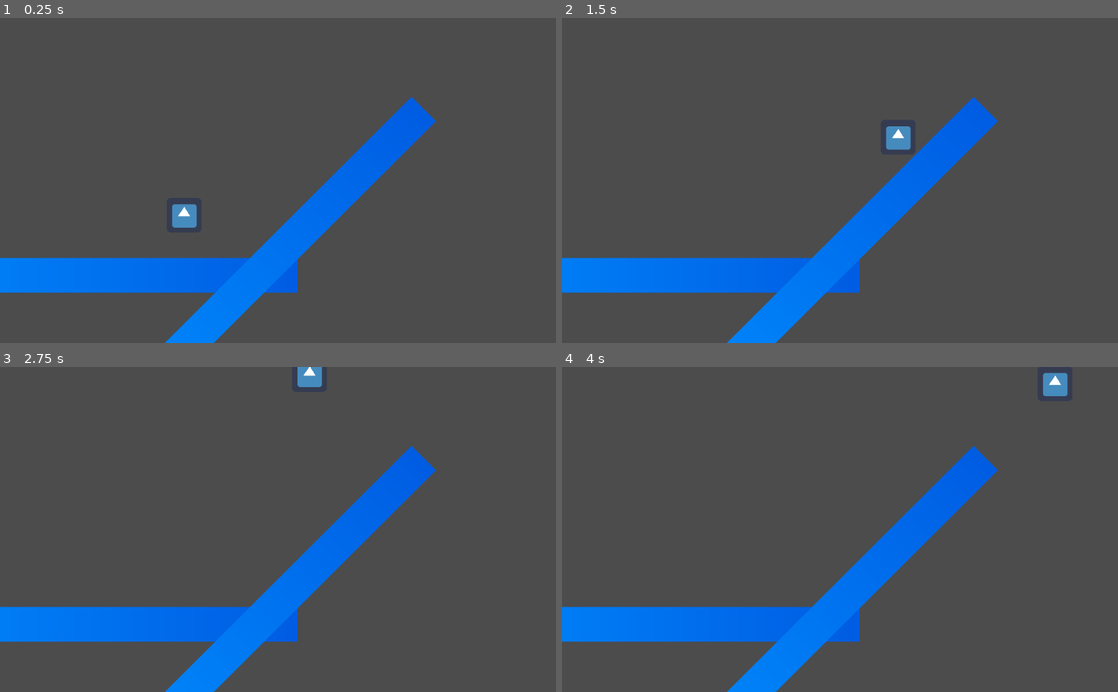
Above: before the commit, frames 1-4 (two rows, left to right).
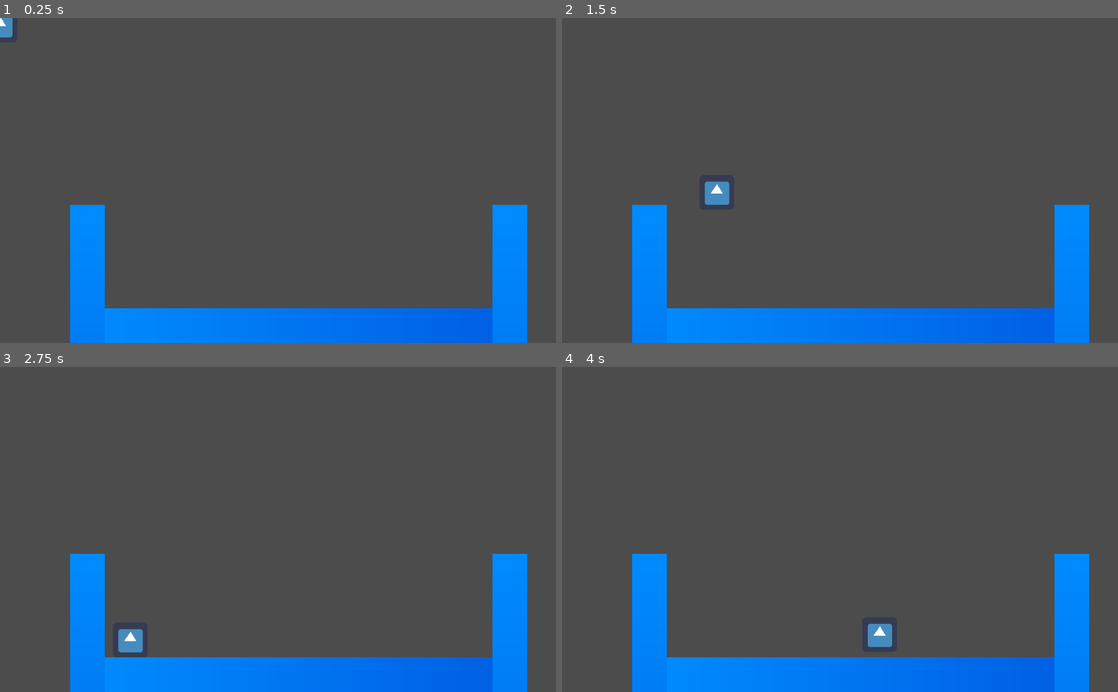
Above: after the commit, the same moments.

Repository: nightblade9/godot-experiments
Game: Godot game, scene res://Main.tscn
Same seed, same stepped clock (60 frames per second), same inputs: the game is played once before the commit and once after it. The engine's default icon, where the game draws it, is replaced by a stand-in: a white triangle on a blue panel in a dark square.
Inputs:
- Up to frame 1 (0.25 s): no input
- Up to frame 2 (1.5 s): hold Right (ui_right) from 0.53 s (still down); tap Up (ui_up) at 0.77 s
- Up to frame 3 (2.75 s): tap Up (ui_up) at 1.52 s; release Right (ui_right) at 2.03 s; hold Left (ui_left) from 2.03 s (still down)
- Up to frame 4 (4 s): release Left (ui_left) at 2.78 s; hold Right (ui_right) from 2.78 s (still down); tap Up (ui_up) at 3.02, 3.77 s

The runs differ from the first frame. In frame 1, 21% of the frame differs, in the area x 0-95%, y 0-100%; in frame 2, 22%, in the area x 0-95%, y 24-100%; in frame 3, 21%; in frame 4, 22%.

Commit message:
Zero out position on all objects

Diff:
--- a/physics-experiments/Antigravity.tscn
+++ b/physics-experiments/Antigravity.tscn
@@ -7,7 +7,6 @@
 
 [node name="Antigravity" type="Area2D"]
 editor/display_folded = true
-position = Vector2( 767.961, 341.723 )
 space_override = 3
 gravity_vec = Vector2( 0, -1 )
 linear_damp = 0.0
--- a/physics-experiments/Block.tscn
+++ b/physics-experiments/Block.tscn
@@ -2,12 +2,10 @@
 
 [ext_resource path="res://square.png" type="Texture" id=1]
 
-[sub_resource type="RectangleShape2D" id=6]
+[sub_resource type="RectangleShape2D" id=1]
 extents = Vector2( 16, 16 )
 
 [node name="Block" type="RigidBody2D"]
-editor/display_folded = true
-position = Vector2( 816.123, 84.9641 )
 contacts_reported = 1
 contact_monitor = true
 
--- a/physics-experiments/ConveyerBelt.tscn
+++ b/physics-experiments/ConveyerBelt.tscn
@@ -1,29 +1,28 @@
 [gd_scene load_steps=4 format=2]
 
-[sub_resource type="Gradient" id=7]
+[sub_resource type="Gradient" id=1]
 colors = PoolColorArray( 0.666667, 0, 0, 1, 1, 0.243137, 0.243137, 1 )
 
-[sub_resource type="GradientTexture" id=8]
-gradient = SubResource( 7 )
+[sub_resource type="GradientTexture" id=2]
+gradient = SubResource( 1 )
 
-[sub_resource type="RectangleShape2D" id=9]
+[sub_resource type="RectangleShape2D" id=3]
 extents = Vector2( 64, 16 )
 
 [node name="Conveyer" type="StaticBody2D"]
-position = Vector2( 270.775, 403.24 )
 constant_linear_velocity = Vector2( 50, 0 )
 
 [node name="Sprite" type="Sprite" parent="."]
 position = Vector2( 0.671324, 0.104675 )
 scale = Vector2( 0.0622435, 31.3555 )
-texture = SubResource( 8 )
+texture = SubResource( 2 )
 region_rect = Rect2( 128, 32, 0, 0 )
 __meta__ = {
 "_edit_lock_": true
 }
 
 [node name="CollisionShape2D" type="CollisionShape2D" parent="."]
-shape = SubResource( 9 )
+shape = SubResource( 3 )
 __meta__ = {
 "_edit_lock_": true
 }
--- a/physics-experiments/Main.tscn
+++ b/physics-experiments/Main.tscn
@@ -10,8 +10,12 @@
 [node name="Player" parent="." instance=ExtResource( 2 )]
 
 [node name="Floor" parent="." instance=ExtResource( 3 )]
-position = Vector2( 147.847, 475.323 )
+position = Vector2( 569.789, 567.854 )
 
 [node name="Floor2" parent="." instance=ExtResource( 3 )]
-position = Vector2( 497.376, 451.038 )
-rotation = -0.785398
+position = Vector2( 160.563, 745.287 )
+rotation = 1.5708
+
+[node name="Floor3" parent="." instance=ExtResource( 3 )]
+position = Vector2( 938.563, 745.287 )
+rotation = 1.5708
--- a/physics-experiments/Player.tscn
+++ b/physics-experiments/Player.tscn
@@ -3,12 +3,11 @@
 [ext_resource path="res://Player.gd" type="Script" id=1]
 [ext_resource path="res://icon.png" type="Texture" id=2]
 
-[sub_resource type="RectangleShape2D" id=2]
+[sub_resource type="RectangleShape2D" id=1]
 extents = Vector2( 32, 32 )
 
 [node name="Player" type="KinematicBody2D"]
 editor/display_folded = true
-position = Vector2( 338.956, 350.519 )
 script = ExtResource( 1 )
 
 [node name="Sprite" type="Sprite" parent="."]
--- a/physics-experiments/Wall.tscn
+++ b/physics-experiments/Wall.tscn
@@ -1,19 +1,18 @@
 [gd_scene load_steps=4 format=2]
 
-[sub_resource type="Gradient" id=3]
+[sub_resource type="Gradient" id=1]
 colors = PoolColorArray( 0, 0.552941, 1, 1, 0, 0.0784314, 0.72549, 1 )
 
-[sub_resource type="GradientTexture" id=4]
-gradient = SubResource( 3 )
+[sub_resource type="GradientTexture" id=2]
+gradient = SubResource( 1 )
 
-[sub_resource type="RectangleShape2D" id=5]
+[sub_resource type="RectangleShape2D" id=3]
 extents = Vector2( 400, 32 )
 
 [node name="Floor" type="StaticBody2D"]
-position = Vector2( 506.868, 530.842 )
 
 [node name="Sprite" type="Sprite" parent="."]
-texture = SubResource( 4 )
+texture = SubResource( 2 )
 region_enabled = true
 region_rect = Rect2( 0, 0, 800, 64 )
 __meta__ = {
Not shown: 1 places in physics-experiments/Block.tscn that only renumber resources
Not shown: 1 places in physics-experiments/Player.tscn that only renumber resources
Not shown: 1 places in physics-experiments/Wall.tscn that only renumber resources
